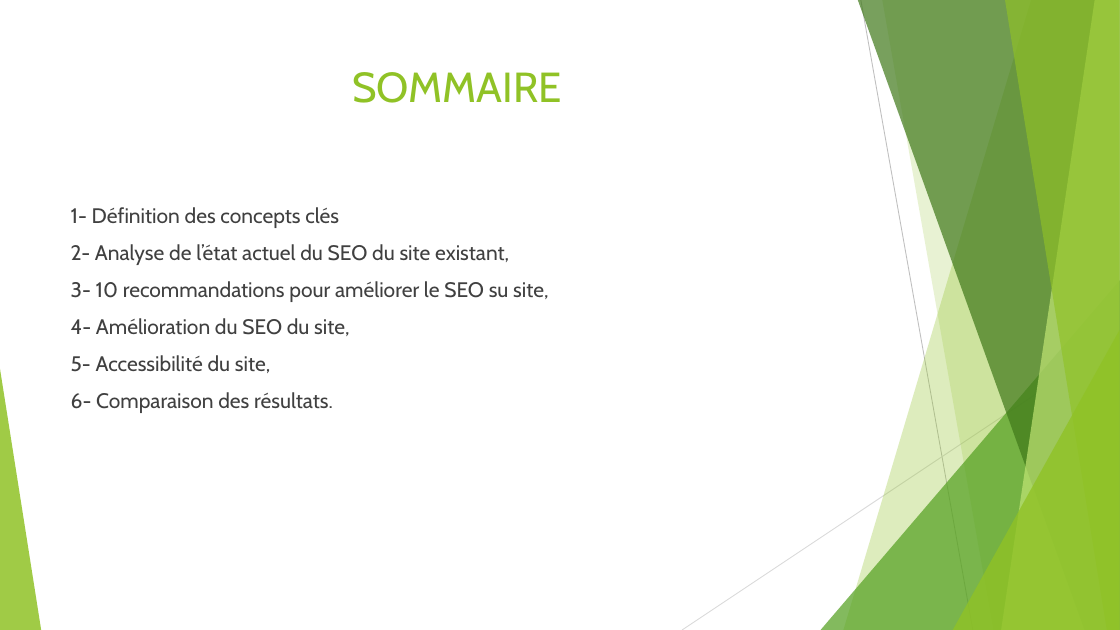
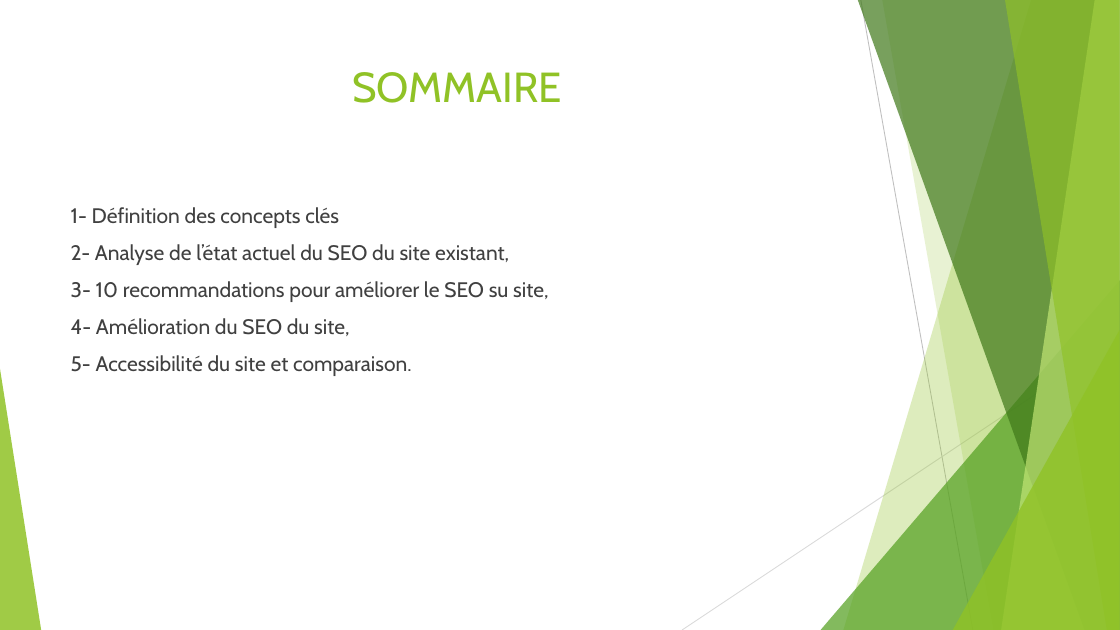
Before and after one commit to SOW-tech/Projet4ameliore, a slide deck: slide 2 of Présentation Projet4.pptx. Drawn at 1120x630 pixels with LibreOffice and Linux fonts; fonts in the diff are those of the drawing. Boxes give left, top, right and bottom in pixels: in the first picture for what was removed or moved away, otherwise in the second. Text is boxed around its words. In the diff, an @@ line names an element or a change of style, - is before the commit and + after.

```diff
--- a/Présentation Projet4.pptx
+++ b/Présentation Projet4.pptx
@@ text at [71,355,411,376]: text changed @@
-5- Accessibilité du site,
-6- Comparaison des résultats.
+5- Accessibilité du site et comparaison.
```
Also in this commit, not shown: 5 other slides changed, 9 slides added, 10 other files.
